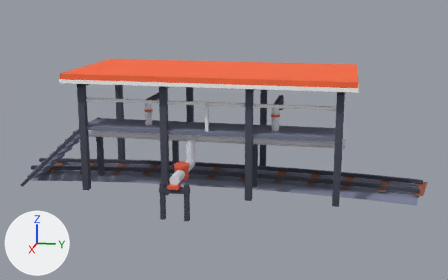
One commit to the glTF model public/assets/toycar/set-tank-rack-lite.glb: the scene before it, then after it.
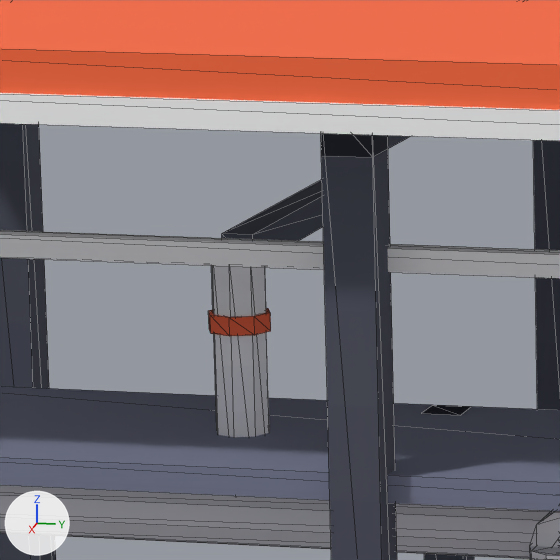
The first picture shows the older version from a 50 mm camera at (21.31, 4.39, 6.72) aimed at (1.25, 0.38, 1.7). The close-ups show the older and then the newer version on the part from 26% to 42% of the width and 25% to 50% of the height of that picture. Only the edits that show in the close-ups are written down. Every picture has the same lights, and +X, +Y and +Z are marked at lower left. The close-ups show mesh edges as thin lines. Vertices at exactly the same position are counted once.

The scene before the commit, as lines of its bpy script (objects in view):
```python
me_rack = bpy.data.meshes.new('rack')
me_rack.from_pydata(...)  # 638 vertices, 958 faces; spans x -1.63..4.17, y -7.19..7.25, z -0.2..4.02
me_rack.materials.append(mat_colormap)  # picture img_colormap_png
# before: 227 (0.91, -1.49, 2.2) at pixel (432, 405), 229 (0.91, -1.31, 2.2) at pixel (471, 406), 231 (1.09, -1.49, 2.2) at pixel (421, 413), 233 (1.09, -1.31, 2.2) at pixel (460, 415), 461 (1.6, -2.03, 3.0)
# before: 463 (1.68, -2.07, 3.0), 465 (1.72, -2.15, 3.0), 467 (1.68, -2.23, 3.0), 469 (1.6, -2.27, 3.0), 471 (1.52, -2.23, 3.0)
# before: 473 (1.48, -2.15, 3.0), 475 (1.52, -2.07, 3.0)
ob_rack = bpy.data.objects.new('rack', me_rack)
ob_rack.location = (0.0, 0.0, 0.0)
```
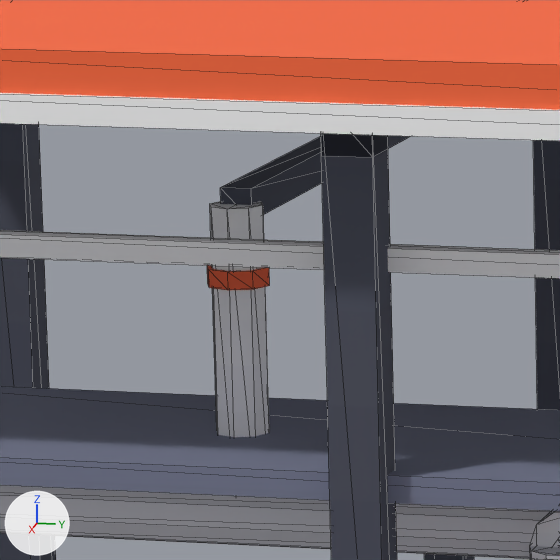
Where the change shows, as pixel boxes (x1, y1, x2, y2) in the close-ups (560 x 560 px; the box of a moved part takes in the faces that stretch with it):
part 1 of me_rack, moved or reshaped: before (222, 180, 323, 241); after (220, 136, 322, 215)
part 2 of me_rack, moved or reshaped: before (208, 308, 271, 336); after (207, 265, 270, 290)
part 3 of me_rack, moved or reshaped: before (212, 266, 474, 560); after (210, 201, 474, 560)

The edits, one by one:
me_rack has 638 vertices, 958 faces and spans x -1.63..4.17, y -7.19..7.25, z -0.2..4.02.
me_rack is used by ob_rack; location (0.0, 0.0, 0.0).
me_rack part 1: the loose piece of 8 vertices spanning x -0.05..1.6, y -2.22..-2.08, z 2.93..3.07 is moved by (0.0, 0.0, 0.2).
me_rack part 2: the loose piece of 16 vertices spanning x 1.46..1.74, y -2.29..-2.01, z 2.65..2.73 is moved by (0.0, 0.0, 0.2).
Part 3, on me_rack:
Vertices 461, 463, 465, 467, 469, 471, 473, 475 of me_rack move by (0.0, 0.0, 0.2).
Vertices 227, 229, 231, 233 of me_rack move by (0.0, 0.0, -0.12).
